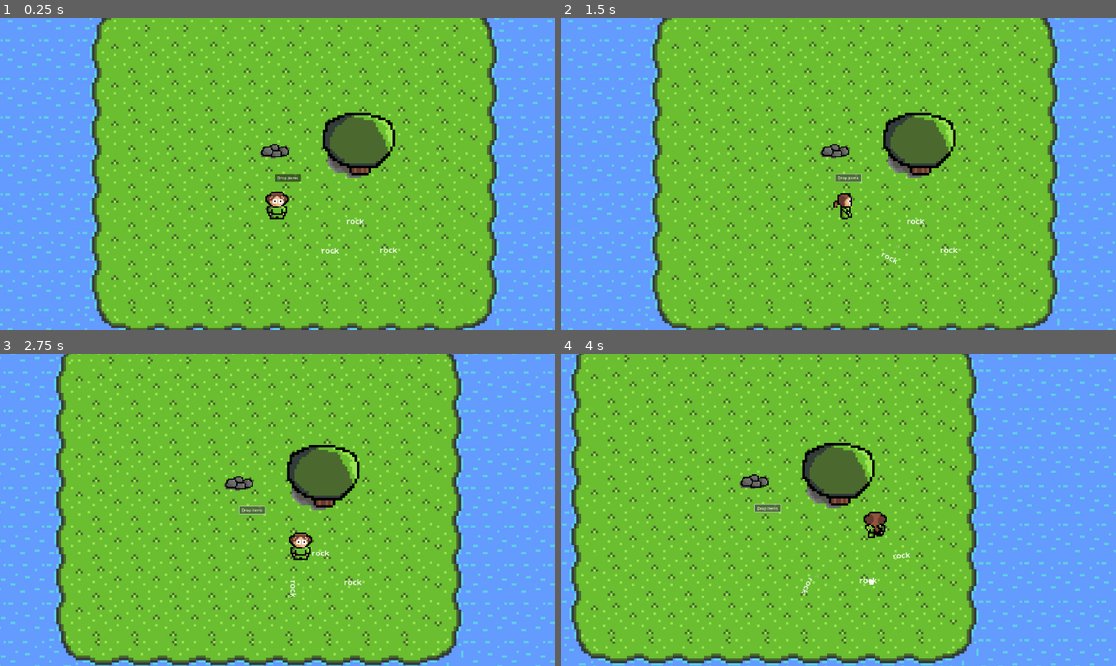
Above: before the commit, frames 1-4 (two rows, left to right).
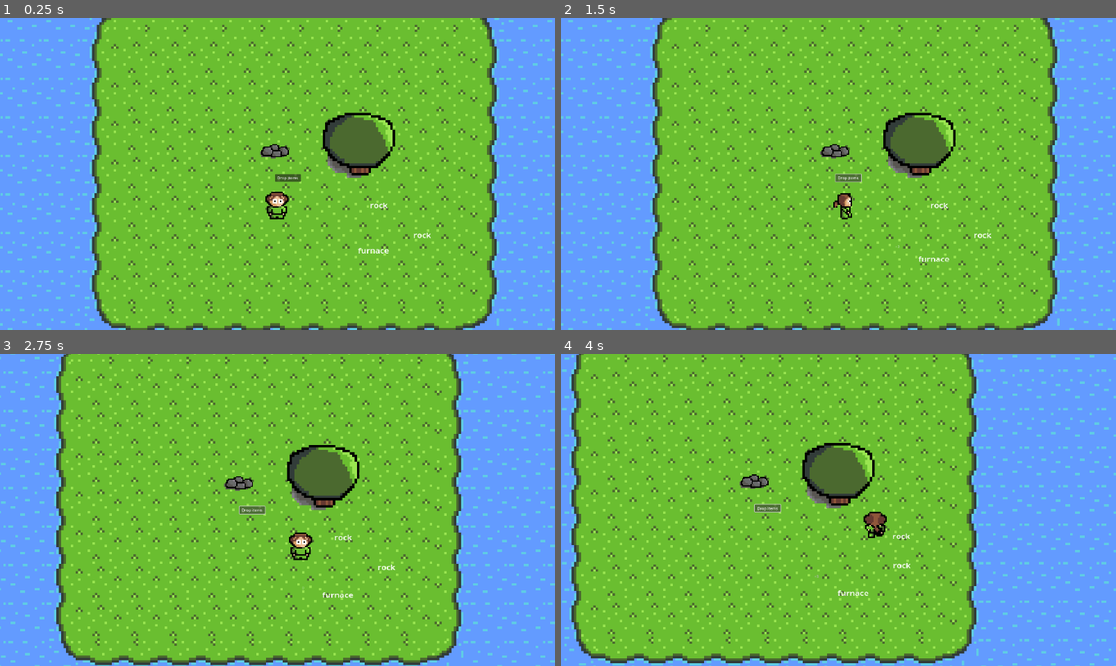
Above: after the commit, the same moments.

Repository: aubindetrez/DigitalReborn
Game: Godot game, scene res://scenes/main_scene.tscn
Two runs of this game, one before a commit and one after it. Both use one fixed random seed, a clock stepped at 60 frames per second and the inputs below. Sound files missing from this copy of the repository are replaced by a short silence.
Inputs:
- Up to frame 1 (0.25 s): no input
- Up to frame 2 (1.5 s): click "Drop items" at 0.5 s; tap Enter (ui_accept) at 1.25 s; hold Right (ui_right) from 1.28 s (still down)
- Up to frame 3 (2.75 s): tap Enter (ui_accept) at 1.52, 2.27 s; release Right (ui_right) at 2.03 s; hold Down (ui_down) from 2.03 s (still down)
- Up to frame 4 (4 s): release Down (ui_down) at 2.78 s; hold Right (ui_right) 2.78-3.53 s; hold Up (ui_up) from 3.53 s (still down); tap Enter (ui_accept) at 3.77 s

The runs differ from the first frame. In frame 1, 0.2% of the frame differs, in the area x 57-78%, y 59-76%; in frame 2, 0.2%; in frame 3, 0.2%; in frame 4, 0.2%, in the area x 43-63%, y 57-78%.

Commit message:
Split objects appart when the craft fails

Diff:
--- a/scenes/CraftManager.gd
+++ b/scenes/CraftManager.gd
@@ -33,13 +33,18 @@
 func link_exists(a: DroppedItem, b: DroppedItem) -> bool:
 	return list.has(a) and list[a].has(b)
 func get_all_link(item: DroppedItem):
-	var arr: Array[String] = []
 	var merged = {item: item} # Start with the item itself
 	for key in list[item]:
 		merged[key] = key
 		# TODO Should we do it recursively?
+	return merged.values()
+func get_all_link_names(item: DroppedItem) -> Array[String]:
+	var ll = get_all_link(item)
+	var names = ll.map(func(drop: DroppedItem) -> String: return drop.common_name)
+
 	# Ugly trick because the type checking is brocken in Godot4
-	for i in merged.values().map(func(drop: DroppedItem) -> String: return drop.common_name):
+	var arr: Array[String] = []
+	for i in names:
 		arr.append(i)
 	return arr
 func item_has_link(item: DroppedItem):
@@ -60,12 +65,16 @@
 
 		# need to check the connection still exists after await
 		if  link_exists(item1, item2):
-			var names: Array[String] = get_all_link(item1)
+			var names: Array[String] = get_all_link_names(item1)
 			var new_name = get_craft(names)
-			print("Item craft: ", name, " => ", new_name)
-			audio.stream = mp3_success
-			audio.play()
-			instanciate_and_cleanup(new_name, item1, item2)
+			if new_name == "":
+				print("Cannot merge ", item1.common_name, " and ", item2.common_name)
+				take_appart_and_cleanup(item1, item2)
+			else:
+				print("Item craft: ", name, " => ", new_name)
+				audio.stream = mp3_success
+				audio.play()
+				instanciate_and_cleanup(new_name, item1, item2)
 
 # Delete both 'item1' and 'item2' and instanciate 'new_name'
 func instanciate_and_cleanup(new_name: String, item1: DroppedItem, item2: DroppedItem):
@@ -83,6 +92,26 @@
 	instance.friction = friction
 	instance.item_name = new_name
 	get_parent().add_child(instance)
+
+func take_appart_and_cleanup(item1: DroppedItem, item2: DroppedItem):
+	var list_item = get_all_link(item1)
+	var first = true
+
+	var center: Vector2 = Vector2.ZERO
+	for item in list_item:
+		if first:
+			center = item.global_position
+		else:
+			center = center.lerp(item.global_position, 1.0/list_item.size())
+
+	print("Items to be separated:")
+	for item in list_item:
+		print(" - ", item.common_name, "dist: ", item.global_position.distance_to(center))
+
+	for item in list_item:
+		item.get_parent()._take_appart(center, 300)
+	rm_item(item1)
+	rm_item(item2)
 
 # Will make sure item1 and item2 are no longer in the same entry of 'groups'
 func _callback_rm_collision(item1: DroppedItem, item2: DroppedItem):
--- a/scenes/RigidBody2D_friction.gd
+++ b/scenes/RigidBody2D_friction.gd
@@ -22,9 +22,27 @@
 	$CollisionShape2D.disabled = false
 	self.sleeping = false
 
+var split_appart = false
+var split_from = Vector2.ZERO
+var split_dist = 0 # Splitting will desactivate itself when the distance if larger than this number
+func _take_appart(center: Vector2, dist: int):
+	_stop_pulling() # Desactivate pulling if the user what holding the item
+	split_appart = true
+	split_from = center
+	split_dist = dist
+
 func _integrate_forces(state):
 	if pulled:
 		print("Pulled towards ", pulled_toward)
 		var d = self.global_position.distance_to(pulled_toward)
 		state.apply_central_force(d*d*self.global_position.direction_to(pulled_toward))
 		#state.linear_velocity = 100*self.global_position.direction_to(pulled_toward).normalized()
+	if split_appart:
+		var d = self.global_position.distance_to(split_from)
+		if d > split_dist:
+			split_appart = false
+		else:
+			var force = 100000.0/d
+			if force > 1000:
+				force = 1000
+			state.apply_central_force(force * -1 * self.global_position.direction_to(split_from))
--- a/scenes/main_scene.tscn
+++ b/scenes/main_scene.tscn
@@ -403,15 +403,15 @@
 [node name="AudioStreamPlayer" type="AudioStreamPlayer" parent="CraftManager"]
 
 [node name="Item1" parent="." instance=ExtResource("4_hrpv8")]
-position = Vector2(116, 210)
+position = Vector2(192, 210)
+item_name = "furnace"
+
+[node name="Item2" parent="." instance=ExtResource("4_hrpv8")]
+position = Vector2(307, 178)
 item_name = "rock"
 
-[node name="Item2" parent="." instance=ExtResource("4_hrpv8")]
-position = Vector2(237, 209)
-item_name = "rock"
-
 [node name="Item3" parent="." instance=ExtResource("4_hrpv8")]
-position = Vector2(168, 149)
+position = Vector2(217, 116)
 item_name = "rock"
 
 [node name="Player" type="CharacterBody2D" parent="."]
